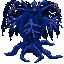
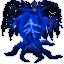
Two versions of the same layered image (64x64). Layer-by-layer changes:
added layer "Layer 0 copy" (57%) above "Layer 0" over 0, 0, 64, 64
painted on "Layer 0" over 1, 0, 63, 63
